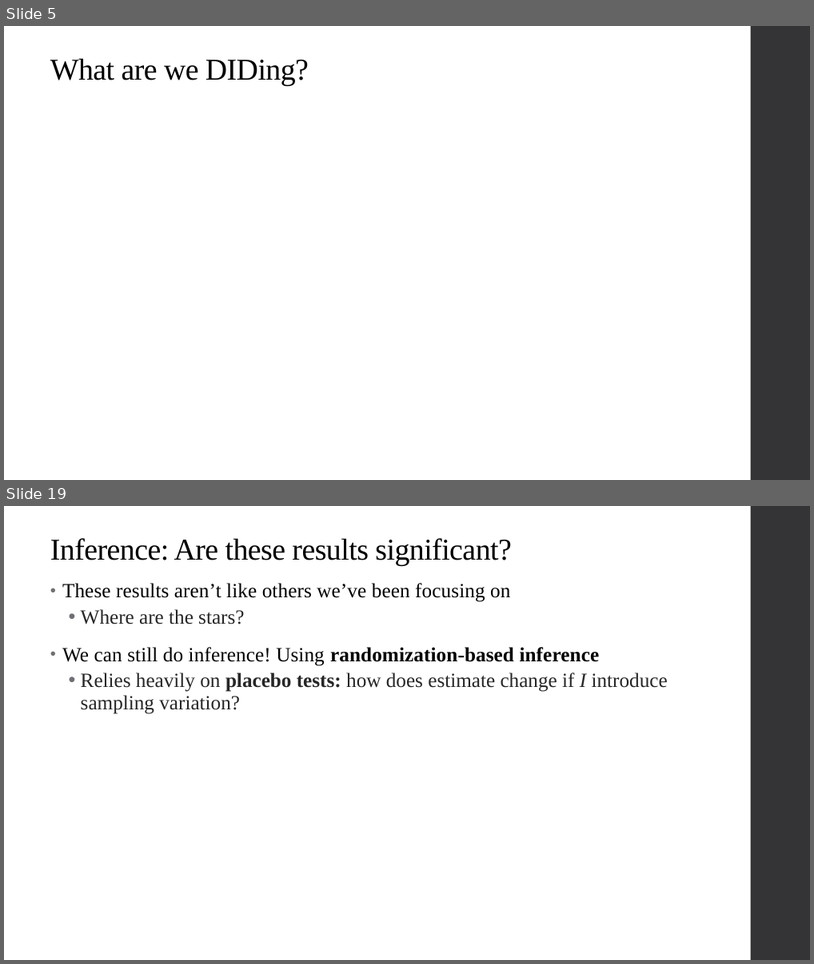
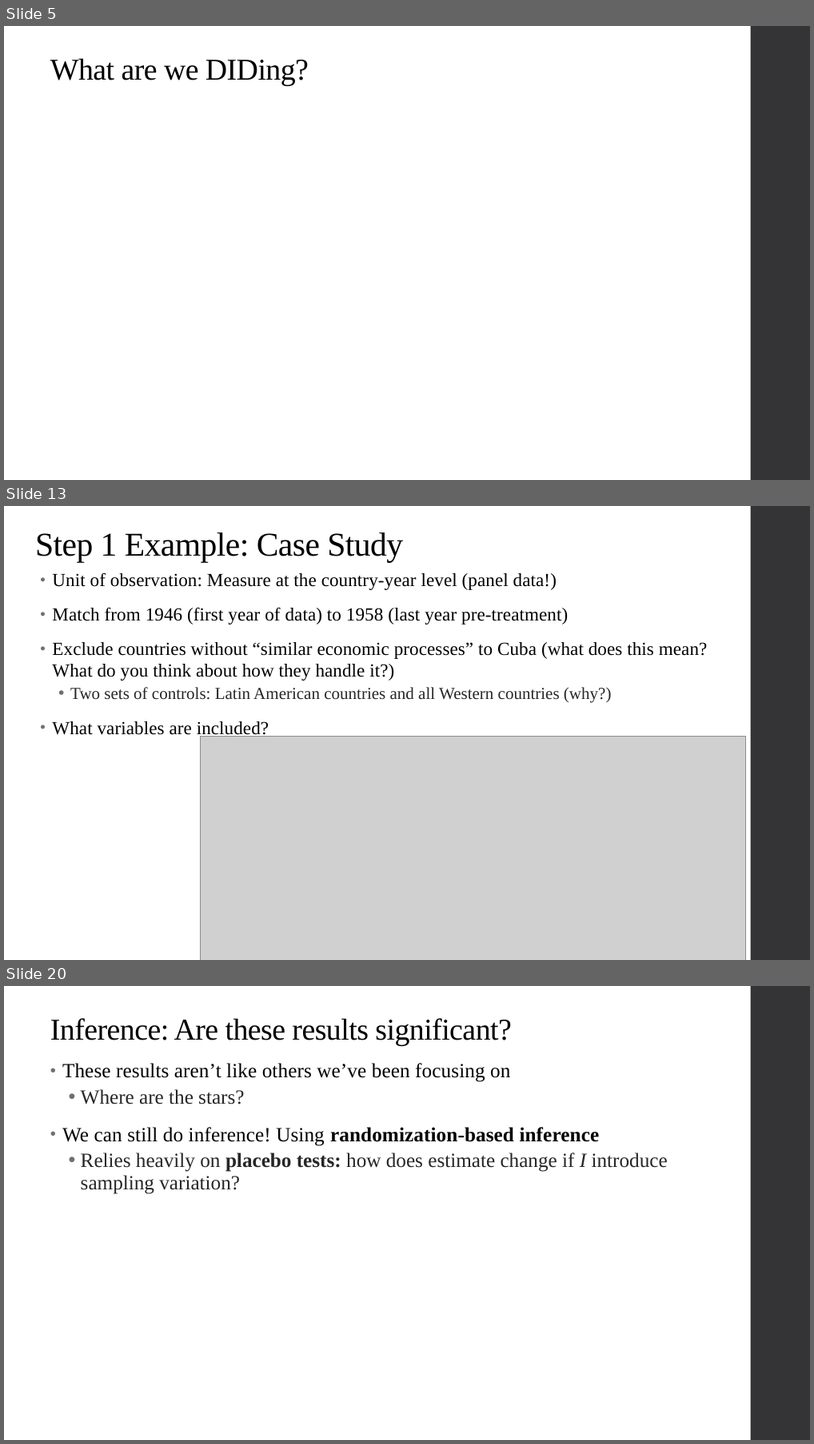
Before and after one commit to qiufei/fork-HAD5744, a slide deck: Lecture11_SyntheticControl_QuantileRegression/Lecture11_SyntheticControl_QuantileRegression.pptx. Shown one above the other, each under a label of ours: slides 5 and 19 before the commit, slides 5, 13 and 20 after it; the slides between them are not shown. The pictures are 814x964 and 814x1444 pixels, drawn with LibreOffice and Linux fonts; fonts in the diff are those of the drawing; grey boxes stand for pictures. Boxes give left, top, right and bottom in pixels: in the first picture for what was removed or moved away, otherwise in the second. Text is boxed around its words. In the diff, an @@ line names an element or a change of style, - is before the commit and + after.

```diff
--- a/Lecture11_SyntheticControl_QuantileRegression/Lecture11_SyntheticControl_QuantileRegression.pptx
+++ b/Lecture11_SyntheticControl_QuantileRegression/Lecture11_SyntheticControl_QuantileRegression.pptx
@@ slide 13 added at (4,506,810,960), background #FFFFFF; not listed: 1 template element that a slide beside it also shows @@
@@ title added at (35,532,403,563), 39.6 pt, text #000000 @@
+Step 1 Example: Case Study
@@ text added at (52,572,708,739), 22 pt, text #000000 @@
+• Unit of observation: Measure at the country-year level (panel data!)
+• Match from 1946 (first year of data) to 1958 (last year pre-treatment)
+• Exclude countries without “similar economic processes” to Cuba (what does this mean? What do you think about how they handle it?)
+  • Two sets of controls: Latin American countries and all Western countries (why?)
+• What variables are included?
@@ picture added at (201,736,746,960) @@
@@ what was slide 19 is now slide 20 @@
```
Also in this commit, not shown: 12 slides changed, 7 other slides added, 5 slides removed, 4 other files.
